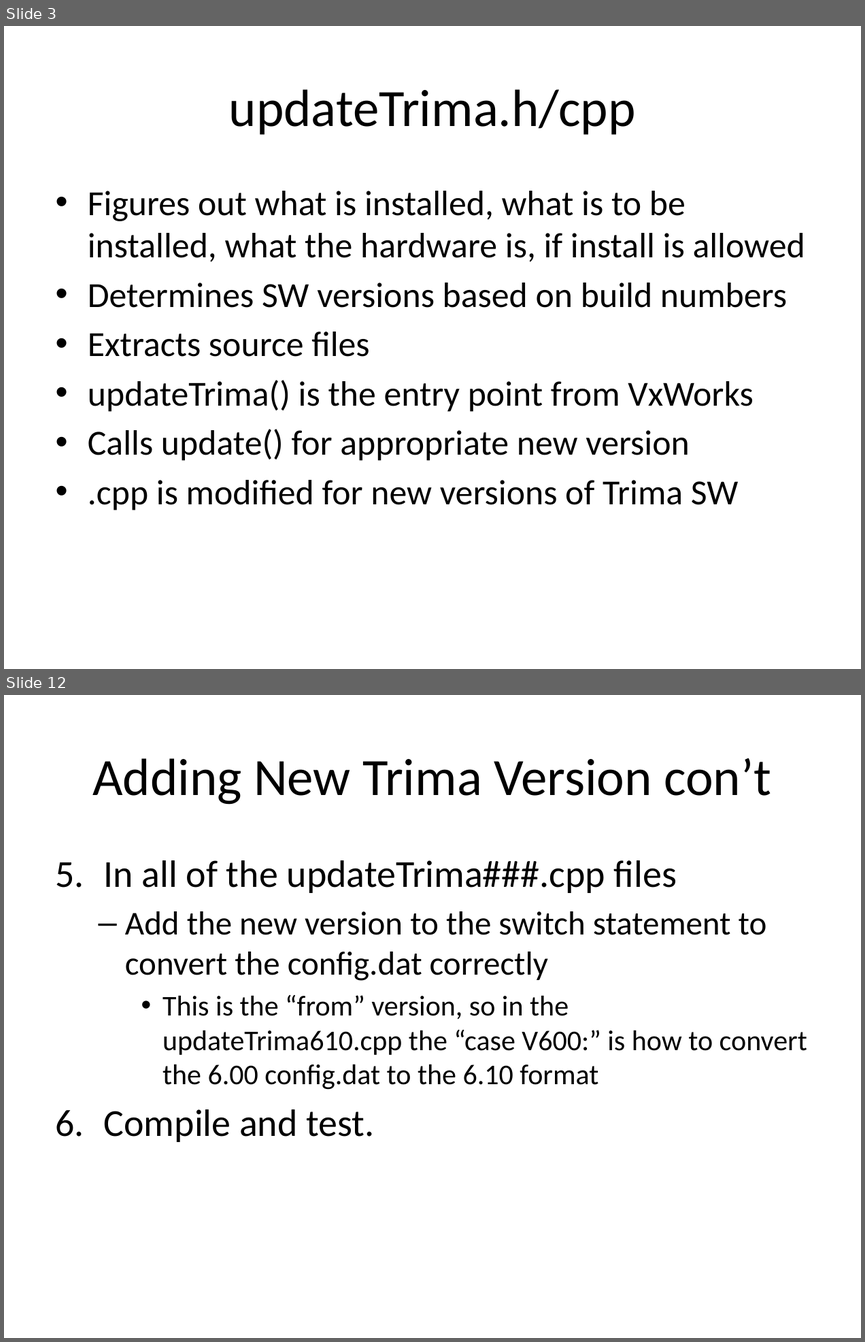
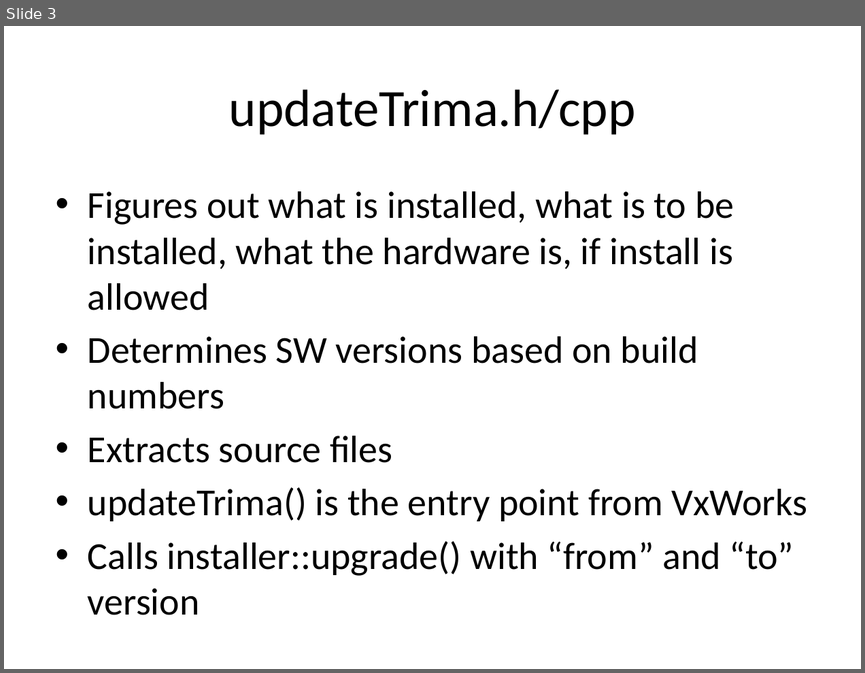
Before and after one commit to ebadusb/Install, a slide deck: Trima Install Scripts.pptx. Shown one above the other, each under a label of ours: slides 3 and 12 before the commit, slide 3 after it; the slides between them are not shown. The pictures are 865x1342 and 865x673 pixels, drawn with LibreOffice and Linux fonts; fonts in the diff are those of the drawing. Boxes give left, top, right and bottom in pixels: in the first picture for what was removed or moved away, otherwise in the second. Text is boxed around its words. In the diff, an @@ line names an element or a change of style, - is before the commit and + after.

Commit message:
Updated for new Install architecture.
[git-p4: depot-paths = "//depot/main/embedded/Trima/Install/": change = 56884]

```diff
--- a/Trima Install Scripts.pptx
+++ b/Trima Install Scripts.pptx
@@ slide 12 removed at (x1=4, y1=695, x2=861, y2=1338), background #D2D2D2 @@
@@ title removed at (x1=92, y1=758, x2=771, y2=804) @@
-Adding New Trima Version con’t
@@ text removed at (x1=103, y1=860, x2=807, y2=1142) @@
-5. In all of the updateTrima###.cpp files
-  – Add the new version to the switch statement to convert the config.dat correctly
-    • This is the “from” version, so in the updateTrima610.cpp the “case V600:” is how to convert the 6.00 config.dat to the 6.10 format
-6. Compile and test.
@@ slide 3 changed as well @@
@@ background #D2D2D2 to #FFFFFF @@
@@ text at (x1=88, y1=191, x2=807, y2=521): size 29.6 to 32 pt in "Figures out what is installed, what is ...", "Determines SW versions based on build numbers", "Extracts source files", "updateTrima() is the entry point from VxWorks" @@
@@ text at (x1=88, y1=541, x2=794, y2=615): text changed; size 29.6 to 32 pt @@
-• Calls update() for appropriate new version
-• .cpp is modified for new versions of Trima SW
+• Calls installer::upgrade() with “from” and “to” version
```
Also in this commit, not shown: 8 other slides changed, 2 other slides removed.
